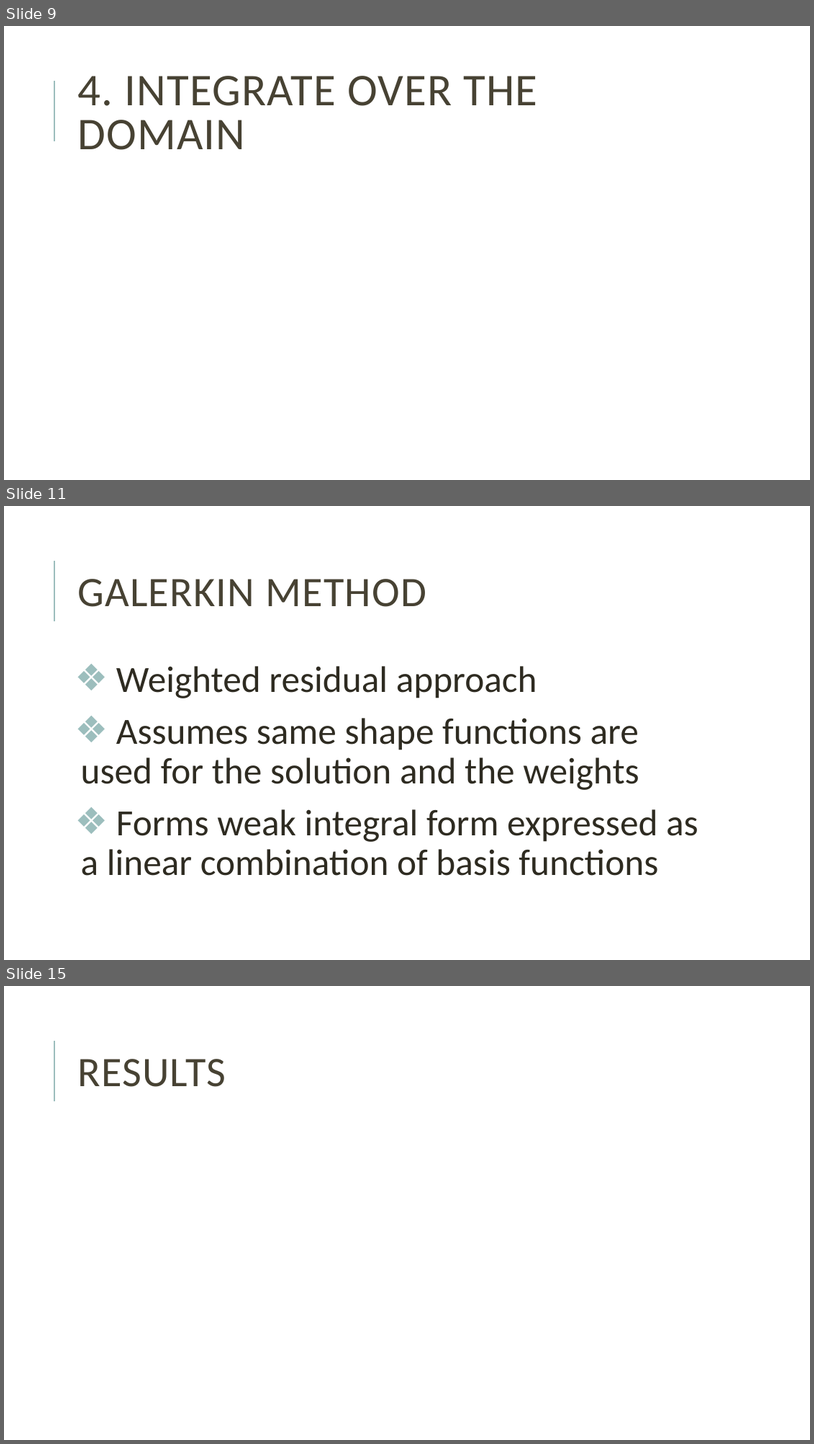
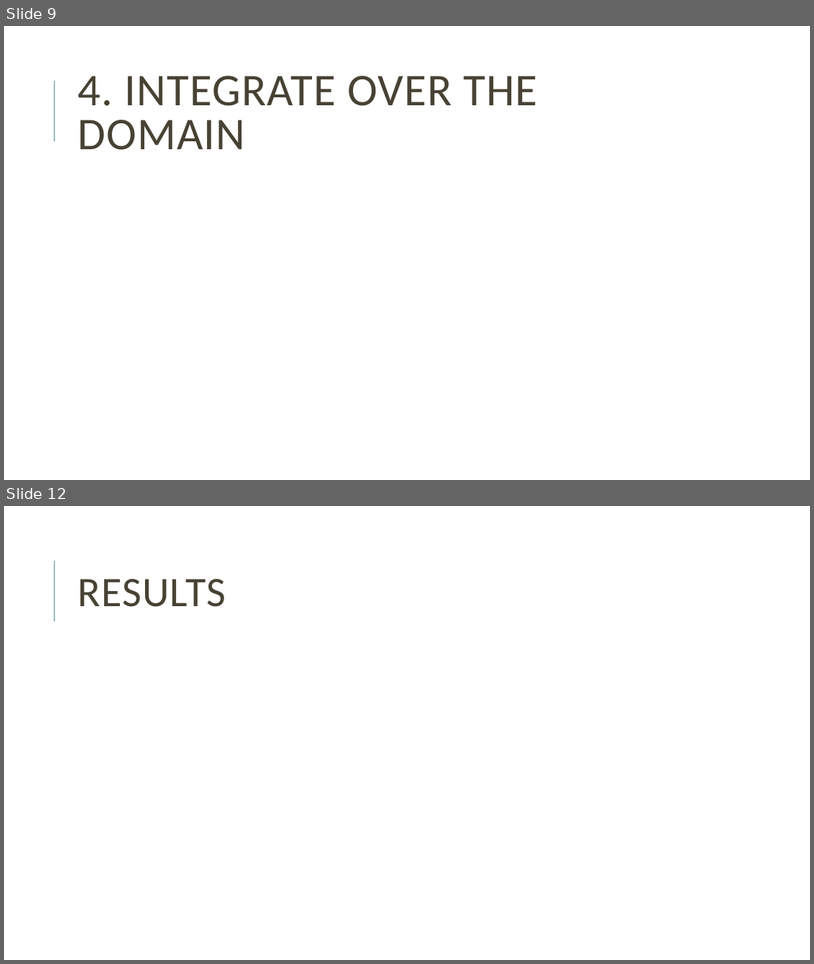
Before and after one commit to mblai35/Phase-FieldModelingFEM, a slide deck: PFMFEM.pptx. Shown one above the other, each under a label of ours: slides 9, 11 and 15 before the commit, slides 9 and 12 after it; the slides between them are not shown. The pictures are 814x1444 and 814x964 pixels, drawn with LibreOffice and Linux fonts; fonts in the diff are those of the drawing; grey boxes stand for pictures. Boxes give left, top, right and bottom in pixels: in the first picture for what was removed or moved away, otherwise in the second. Text is boxed around its words. In the diff, an @@ line names an element or a change of style, - is before the commit and + after.

```diff
--- a/PFMFEM.pptx
+++ b/PFMFEM.pptx
@@ slide 11 removed at <box>4,506,810,960</box>, background #FFFFFF; not listed: 1 template element that a slide beside it also shows @@
@@ title removed at <box>77,579,427,607</box> @@
-GALERKIN METHOD
@@ text removed at <box>81,666,699,875</box> @@
-❖ Weighted residual approach
-❖ Assumes same shape functions are used for the solution and the weights
-❖ Forms weak integral form expressed as a linear combination of basis functions
@@ what was slide 15 is now slide 12 @@
```
Also in this commit, not shown: 2 slides changed, 2 slides added, 3 other slides removed, 2 other files.
